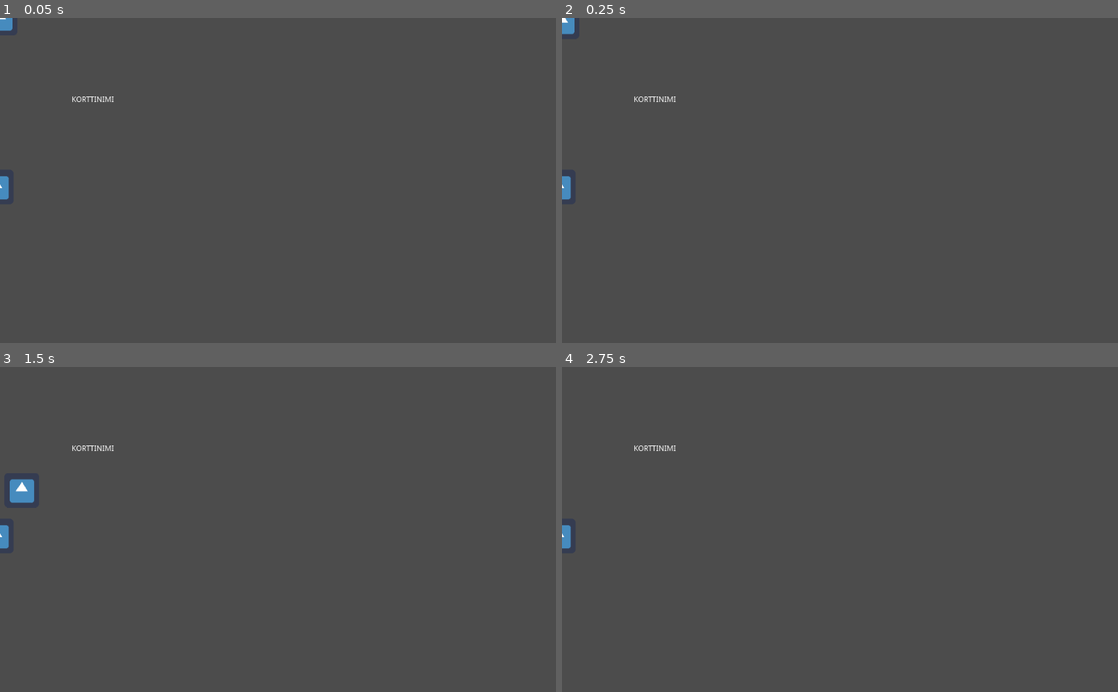
Above: before the commit, frames 1-4 (two rows, left to right).
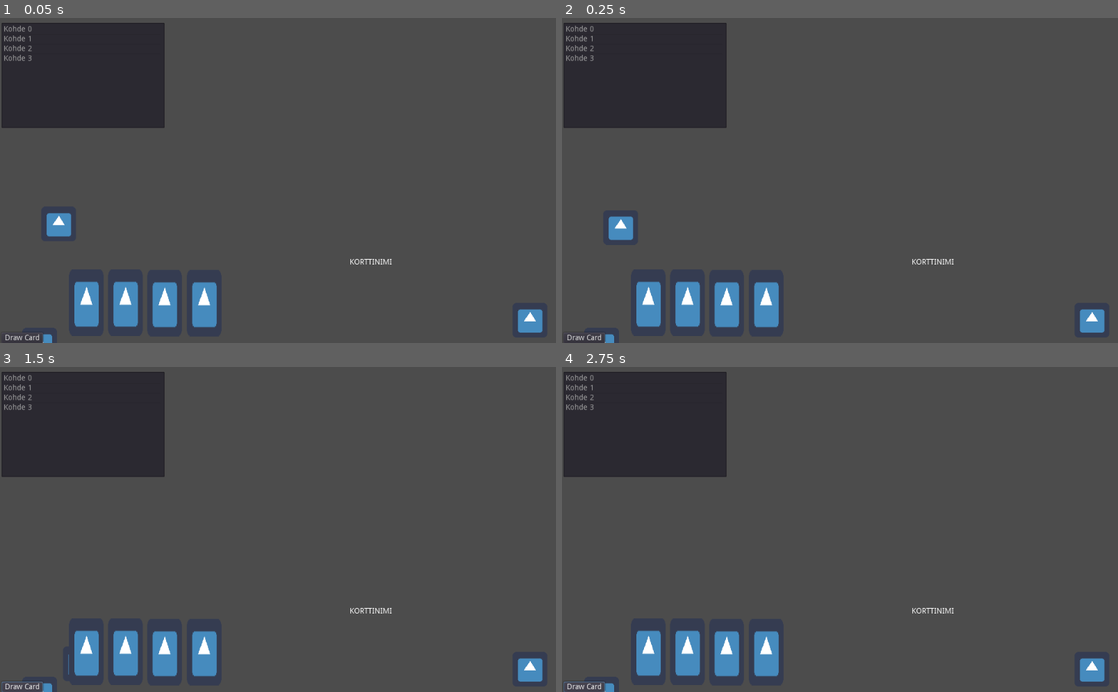
Above: after the commit, the same moments.

Repository: johan1954/fgj-2023-fivers
Game: Godot game, scene res://kohtaus.tscn
Same seed, same stepped clock (60 frames per second), same inputs: the game is played once before the commit and once after it. The engine's default icon, where the game draws it, is replaced by a stand-in: a white triangle on a blue panel in a dark square.
Inputs (mouse positions are in pixels of both pictures, inside the frame that each line leads up to):
- Up to frame 1 (0.05 s): no input
- Up to frame 2 (0.25 s): no input
- Up to frame 3 (1.5 s): click (22, 685) at 0.5 s, where only the run after the commit has a clickable "Draw Card"; hold Right (ui_right) from 1.28 s (still down)
- Up to frame 4 (2.75 s): release Right (ui_right) at 2.03 s; hold Left (ui_left) from 2.03 s (still down)

The runs differ from the first frame. In frame 1, 13% of the frame differs, in the area x 0-98%, y 0-100%; in frame 2, 13%; in frame 3, 13%; in frame 4, 13%.

Commit message:
UI stuff

Diff:
--- a/kohtaus.tscn
+++ b/kohtaus.tscn
@@ -1,8 +1,7 @@
-[gd_scene load_steps=6 format=2]
+[gd_scene load_steps=5 format=2]
 
 [ext_resource path="res://GFX Assets/icon.png" type="Texture" id=1]
 [ext_resource path="res://Src/new_script.gd" type="Script" id=2]
-[ext_resource path="res://Src/Classes/CardBase.gd" type="Script" id=3]
 
 [sub_resource type="RectangleShape2D" id=1]
 extents = Vector2( 33, 32 )
@@ -10,9 +9,10 @@
 [sub_resource type="RectangleShape2D" id=2]
 extents = Vector2( 33, 33.5 )
 
-[node name="Character" type="Node2D"]
+[node name="Scene" type="Node2D"]
 
 [node name="Character" type="KinematicBody2D" parent="."]
+position = Vector2( -404, 80 )
 script = ExtResource( 2 )
 
 [node name="Sprite" type="Sprite" parent="Character"]
@@ -22,7 +22,7 @@
 shape = SubResource( 1 )
 
 [node name="StaticBody2D" type="StaticBody2D" parent="."]
-position = Vector2( -7, 312 )
+position = Vector2( -439, 304 )
 
 [node name="Sprite" type="Sprite" parent="StaticBody2D"]
 texture = ExtResource( 1 )
@@ -32,7 +32,6 @@
 shape = SubResource( 2 )
 
 [node name="MANAGER" type="Node" parent="."]
-script = ExtResource( 3 )
 
 [node name="Label" type="Label" parent="."]
 margin_left = 132.0
@@ -40,3 +39,65 @@
 margin_right = 172.0
 margin_bottom = 158.0
 text = "KORTTINIMI"
+
+[node name="Sieni" type="Node2D" parent="."]
+position = Vector2( 464, 258 )
+
+[node name="Sprite" type="Sprite" parent="Sieni"]
+texture = ExtResource( 1 )
+
+[node name="Camera2D" type="Camera2D" parent="."]
+current = true
+
+[node name="Control" type="Control" parent="."]
+margin_left = -509.0
+margin_top = -291.0
+margin_right = 511.0
+margin_bottom = 300.0
+
+[node name="Button" type="Button" parent="Control"]
+anchor_top = 1.0
+anchor_bottom = 1.0
+margin_top = -19.289
+margin_right = 76.0
+margin_bottom = 0.710999
+text = "Draw Card"
+
+[node name="ItemList" type="ItemList" parent="Control"]
+margin_right = 300.0
+margin_bottom = 194.0
+items = [ "Kohde 0", null, false, "Kohde 1", null, false, "Kohde 2", null, false, "Kohde 3", null, false ]
+
+[node name="Kortti" type="Node2D" parent="."]
+position = Vector2( -353, 255 )
+
+[node name="Sprite" type="Sprite" parent="Kortti"]
+position = Vector2( 0, -29.5 )
+scale = Vector2( 1, 1.92188 )
+texture = ExtResource( 1 )
+
+[node name="Kortti2" type="Node2D" parent="."]
+position = Vector2( -281, 255 )
+
+[node name="Sprite" type="Sprite" parent="Kortti2"]
+position = Vector2( 0, -29.5 )
+scale = Vector2( 1, 1.92188 )
+texture = ExtResource( 1 )
+
+[node name="Kortti3" type="Node2D" parent="."]
+position = Vector2( -209, 256 )
+
+[node name="Sprite" type="Sprite" parent="Kortti3"]
+position = Vector2( 0, -29.5 )
+scale = Vector2( 1, 1.92188 )
+texture = ExtResource( 1 )
+
+[node name="Kortti4" type="Node2D" parent="."]
+position = Vector2( -136, 256 )
+
+[node name="Sprite" type="Sprite" parent="Kortti4"]
+position = Vector2( 0, -29.5 )
+scale = Vector2( 1, 1.92188 )
+texture = ExtResource( 1 )
+
+[connection signal="pressed" from="Control/Button" to="MANAGER" method="_on_Button_pressed"]
